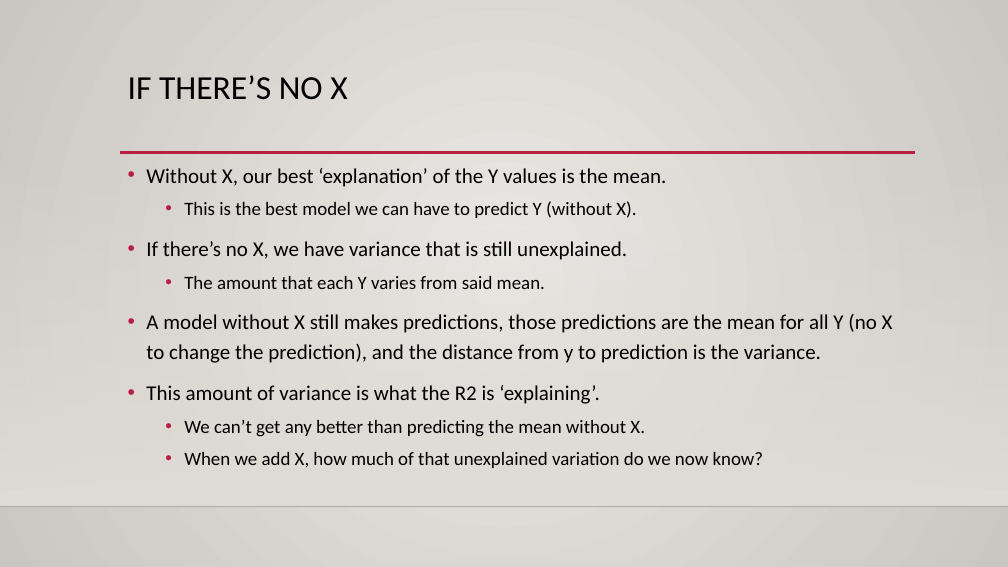
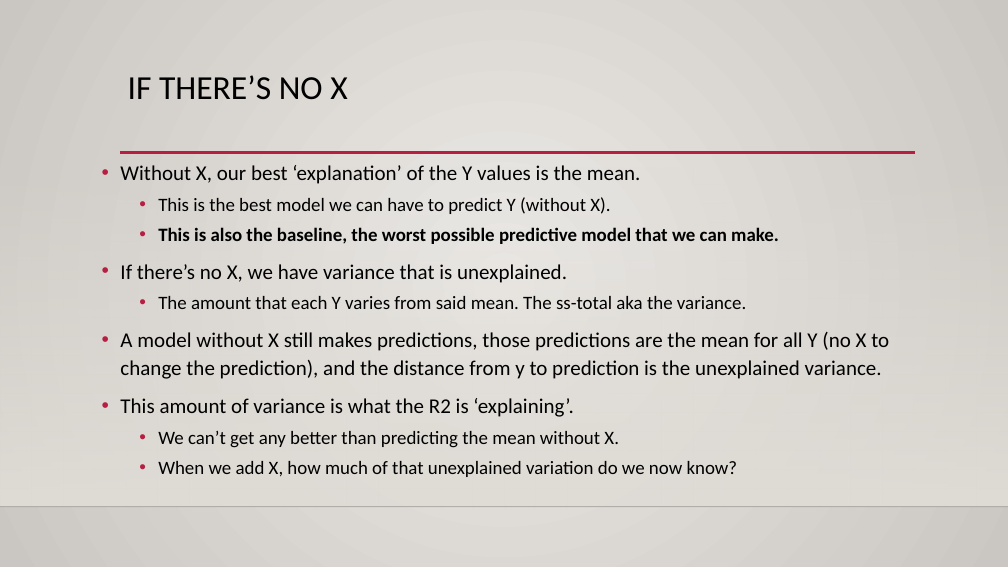
Before and after one commit to AkeemSemperDataScience/Basic_Stats_in_Python_Student_Repository, a slide deck: slide 6 of reference_material/slides/022_encoding.pptx (slide 5 before the commit). Drawn at 1008x567 pixels with LibreOffice and Linux fonts; fonts in the diff are those of the drawing; background and template pictures are left out. Boxes give left, top, right and bottom in pixels: in the first picture for what was removed or moved away, otherwise in the second. Text is boxed around its words. In the diff, an @@ line names an element or a change of style, - is before the commit and + after.

```diff
--- a/reference_material/slides/022_encoding.pptx
+++ b/reference_material/slides/022_encoding.pptx
@@ text "Without X, our best ‘explanation’ ...": place and size @@
-text "Without X, our best ‘explanation’ ..." at [146,168,893,468]
+text "Without X, our best ‘explanation’ ..." at [120,165,889,477]
@@ text at [120,165,738,477]: line spacing 1.2 to 1.1 @@
@@ text at [120,227,889,379]: text changed @@
-• If there’s no X, we have variance that is still unexplained.
-  • The amount that each Y varies from said mean.
-• A model without X still makes predictions, those predictions are the mean for all Y (no X to change the prediction), and the distance from y to prediction is the variance.
+  • This is also the baseline, the worst possible predictive model that we can make.
+• If there’s no X, we have variance that is unexplained.
+  • The amount that each Y varies from said mean. The ss-total aka the variance.
+• A model without X still makes predictions, those predictions are the mean for all Y (no X to change the prediction), and the distance from y to prediction is the unexplained variance.
```
Also in this commit, not shown: 10 other slides changed, 5 slides added, 22 other files.
